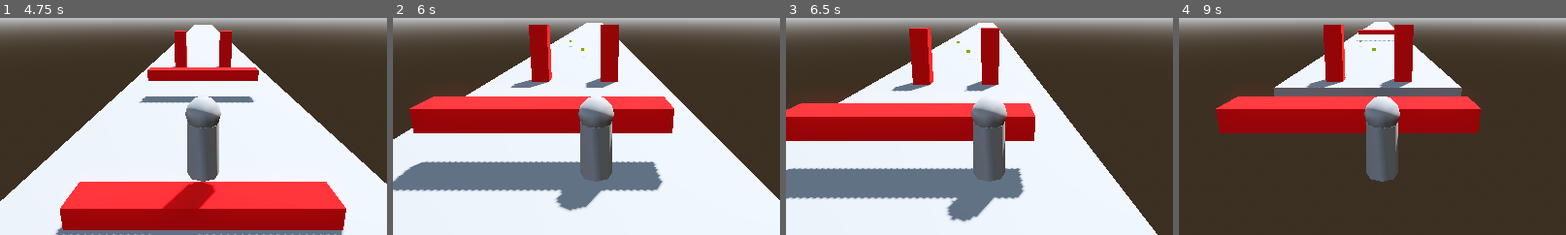
Above: before the commit, frames 1-4 (left to right).
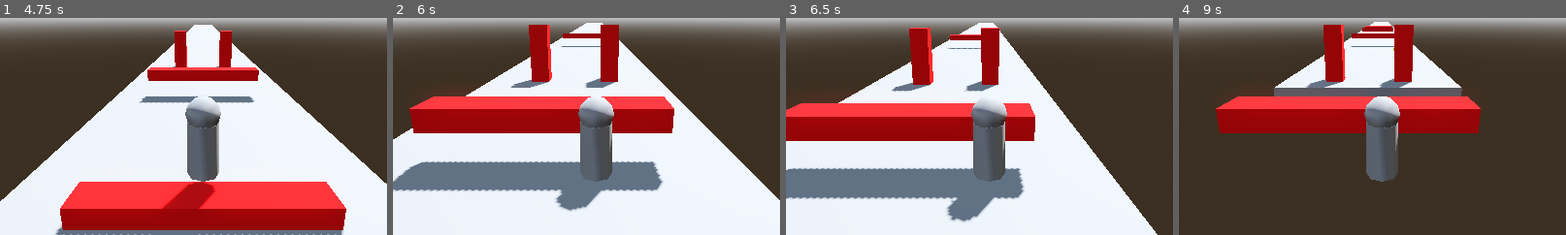
Above: after the commit, the same moments.

Repository: sebastian946/Learn_endless_runner
Game: Godot game, scene res://Scenes/Main.tscn
The game is run twice, just before and just after one commit, with the same random seed, the same clock (stepped at 60 frames per second) and the same inputs.
Inputs:
- Up to frame 1 (4.75 s): tap Enter (ui_accept) at 0.5, 0.77, 1.52, 3.02, 3.77, 4.52 s; hold Right (ui_right) 0.53-1.28 s; hold Down (ui_down) 1.28-2.03 s; hold Right (ui_right) 2.03-3.53 s; hold Left (ui_left) from 3.53 s (still down)
- Up to frame 2 (6 s): release Left (ui_left) at 5.03 s; hold Down (ui_down) 5.03-5.78 s; hold Right (ui_right) from 5.78 s (still down)
- Up to frame 3 (6.5 s): keep holding Right (ui_right); tap Enter (ui_accept) at 6.02 s
- Up to frame 4 (9 s): tap Enter (ui_accept) at 6.77, 7.52 s; release Right (ui_right) at 8.03 s; hold Down (ui_down) 8.03-8.78 s; hold Left (ui_left) from 8.78 s (still down)
The pictures show only the part of the screen within x 24-74%, y 33-83%; the shares and areas given below are measured in that part.

Frame 1 is identical in both runs. In frame 2, 0.3% of the frame differs, in the area x 43-54%, y 7-16%; in frame 3, 0.3%; in frame 4, 0.6%, in the area x 44-56%, y 3-19%.

Commit message:
Complete the coin behaviour as a line of coins, random in different lines. You can do it

Diff:
--- a/Scenes/GameManager.gd
+++ b/Scenes/GameManager.gd
@@ -19,9 +19,12 @@
 	if randValue < PickUpableSpawnChance:
 		var obstacleScene = PowerUpScene[randi() % PowerUpScene.size()]
 		var currentOB = obstacleScene.instantiate()
-		var spawnLane = randi() % 3
-		currentOB.position = Vector3(lanePosition[spawnLane], 0, SpawnDistance)
-		$ObstacleContainer.add_child(currentOB)
+		if currentOB.CurrentPickupType == Pickupable.PickupType.COIN:
+			spawnCoinFormation(obstacleScene)
+			currentOB.queue_free()
+		#var spawnLane = randi() % 3
+		#currentOB.position = Vector3(lanePosition[spawnLane], 0, SpawnDistance)
+		#$ObstacleContainer.add_child(currentOB)
 	else:
 		var obstacleScene = ObstacleScene[randi() % ObstacleScene.size()]
 		var currentOB = obstacleScene.instantiate()
@@ -50,3 +53,26 @@
 	self.score += score
 	ScoreUpdated.emit(score)
 	pass # Replace with function body.
+
+func spawnCoinFormation(coinScene) -> void:
+	var formationType = randi() % 3
+	var lane = randi() % 3
+	match formationType:
+		0:
+			var coin = coinScene.instantiate()
+			coin.position = Vector3(lanePosition[lane], 0, SpawnDistance)
+			$ObstacleContainer.add_child(coin)
+		1:
+			for i in range(randi() % 7):
+				var coin = coinScene.instantiate()
+				coin.position = Vector3(lanePosition[lane], 0,SpawnDistance + (i*2) )
+				$ObstacleContainer.add_child(coin)
+		2:
+			var direction = 1 if randf() > .05 else -1
+			if lane < 0 :
+				lane += 3
+			for i in range(3):
+				var index = (lane + (i * direction)) % 3
+				var coin = coinScene.instantiate()
+				coin.position = Vector3(lanePosition[index], 0,SpawnDistance + (i*2) )
+				$ObstacleContainer.add_child(coin)
--- a/Scenes/coin/coin.tscn
+++ b/Scenes/coin/coin.tscn
@@ -22,3 +22,5 @@
 [node name="CollisionShape3D" type="CollisionShape3D" parent="."]
 transform = Transform3D(1, 0, 0, 0, 1, 0, 0, 0, 1, 0.0070602894, 0.70215034, -0.00029540062)
 shape = SubResource("BoxShape3D_ivw3j")
+
+[connection signal="area_entered" from="." to="." method="_on_area_entered"]
--- a/Scenes/coin/pick_up.gd
+++ b/Scenes/coin/pick_up.gd
@@ -1,10 +1,17 @@
 extends Area3D
 
-class_name Pickup
+class_name Pickupable
 
 enum PickupType {COIN, POWERUP, BOOST}
+
+@export var CurrentPickupType = PickupType.COIN
 @export var Score = 1
 @export var Speed : float = 10.0
 
 func _process(delta: float) -> void:
 	position.z += Speed * delta
+
+
+func _on_area_entered(area: Area3D) -> void:
+	queue_free()
+	pass # Replace with function body.
--- a/Scenes/player.gd
+++ b/Scenes/player.gd
@@ -53,7 +53,7 @@
 
 
 func _on_power_up_collider_area_entered(area: Area3D) -> void:
-	if area is Pickup:
+	if area is Pickupable:
 		AddScore.emit(area.Score)
 
 	pass # Replace with function body.
